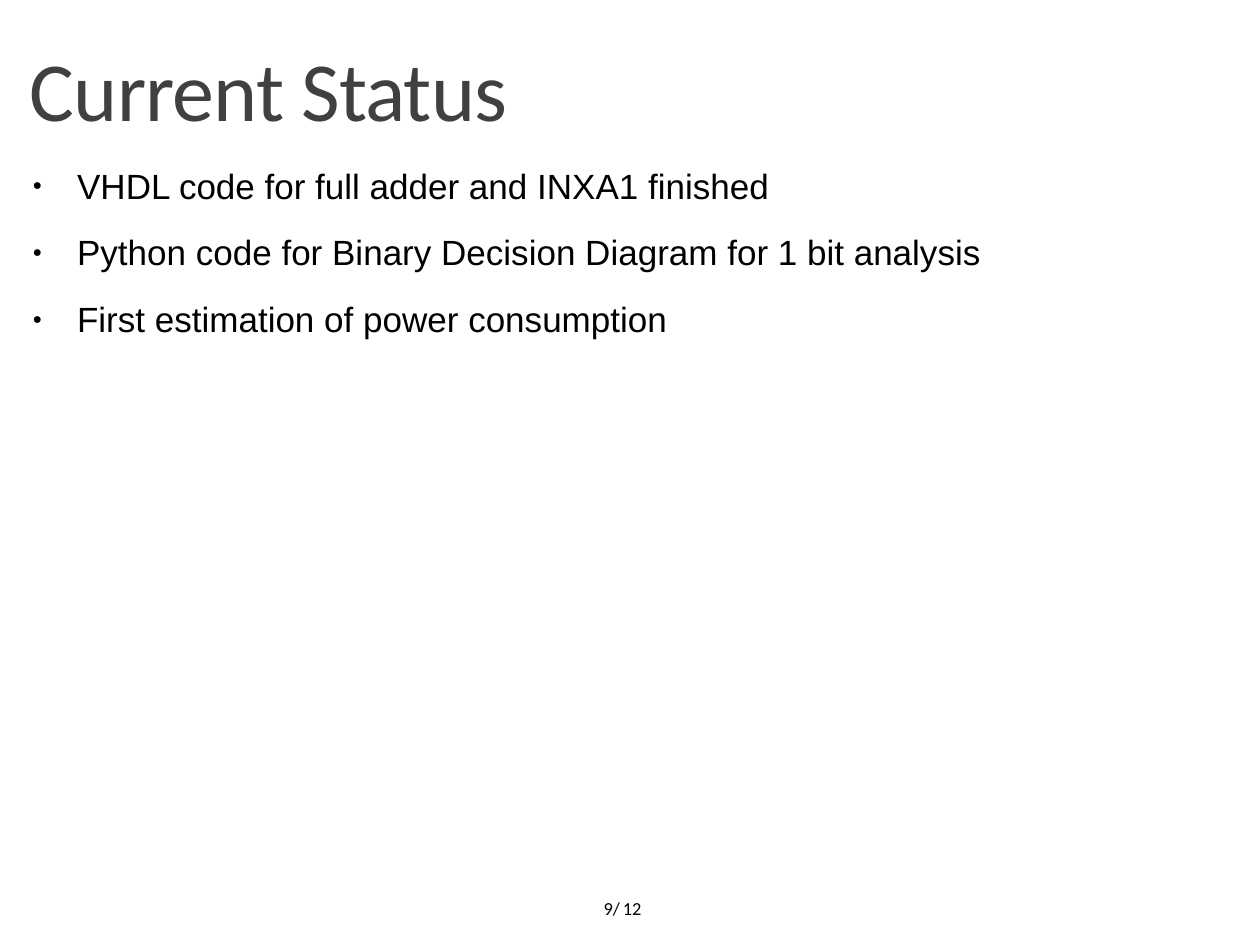
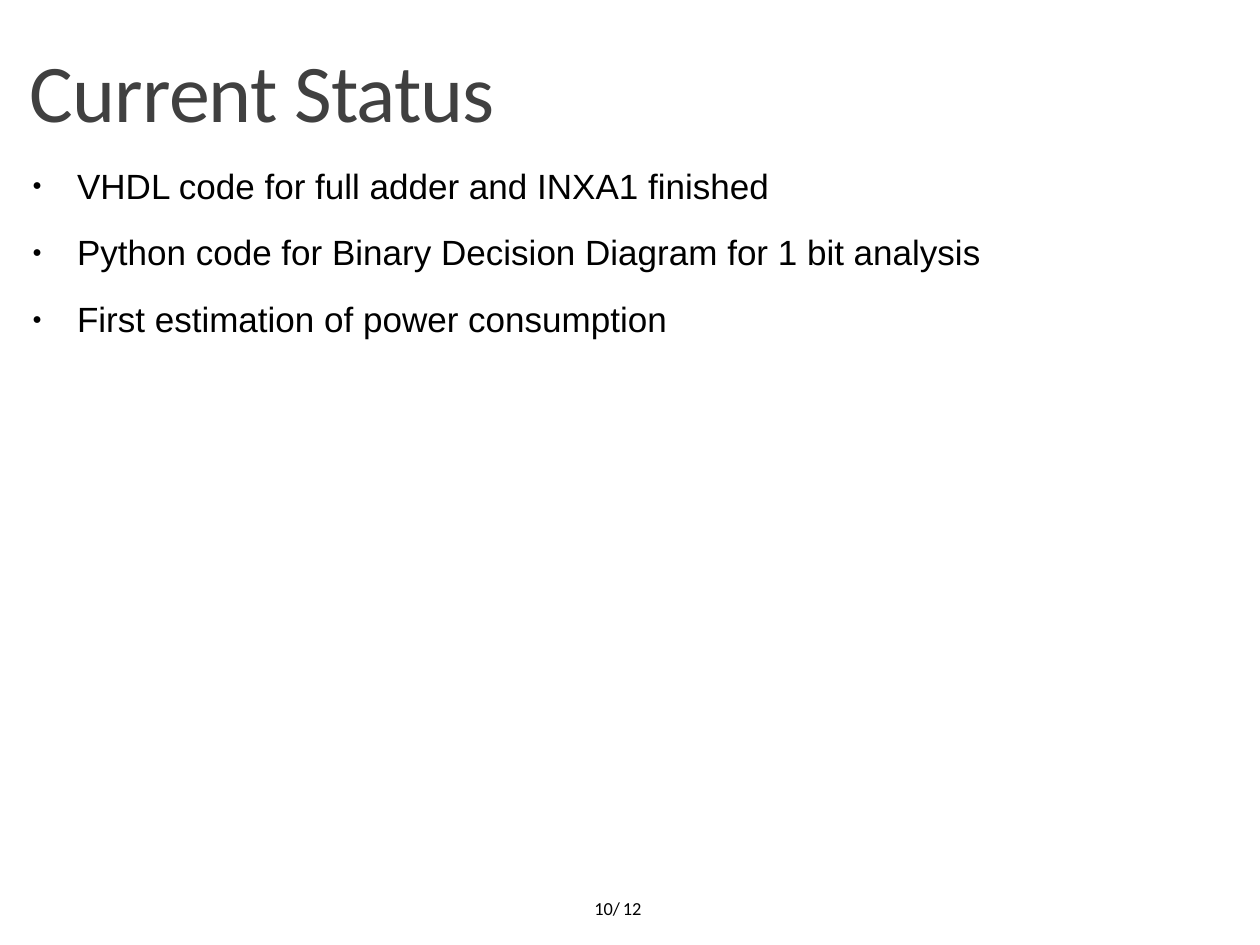
Before and after one commit to OrionLightning/Approximate-Circuit, a slide deck: slide 10 of Presentation Slides/Midterm 23-11-2021.pptx (slide 9 before the commit). Drawn at 1260x945 pixels with LibreOffice and Linux fonts; fonts in the diff are those of the drawing; background and template pictures are left out. Boxes give left, top, right and bottom in pixels: in the first picture for what was removed or moved away, otherwise in the second. Text is boxed around its words. In the diff, an @@ line names an element or a change of style, - is before the commit and + after.

```diff
--- a/Presentation Slides/Midterm 23-11-2021.pptx
+++ b/Presentation Slides/Midterm 23-11-2021.pptx
@@ text "Current Status" at [30, 69, 495, 123]: size 48 to 46.8 pt @@
@@ page number at [594, 902, 620, 916]: text changed @@
-9/
+10/
```
Also in this commit, not shown: 6 other slides changed, 2 slides added, 1 slide removed, 2 other files.
